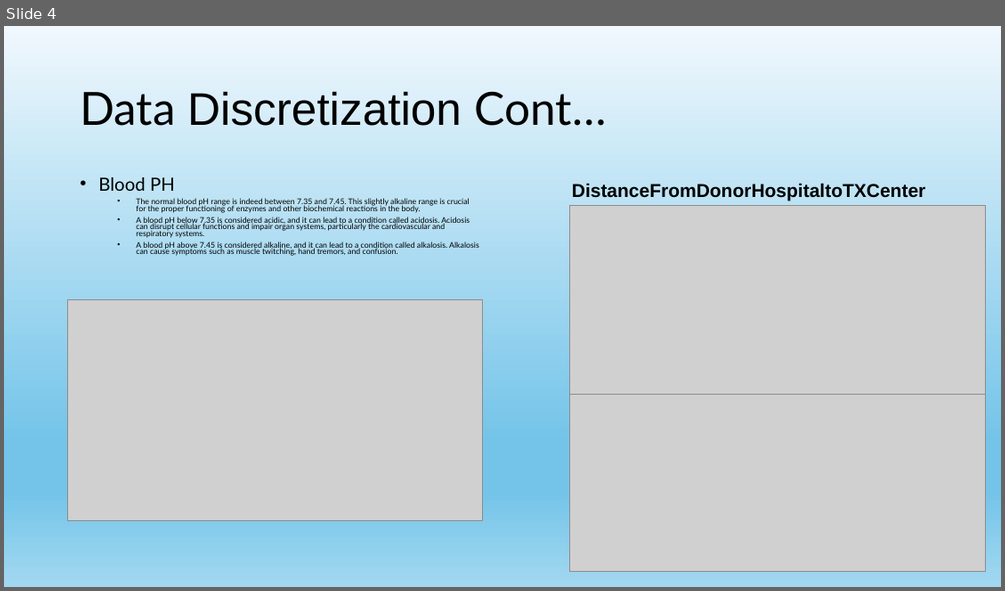
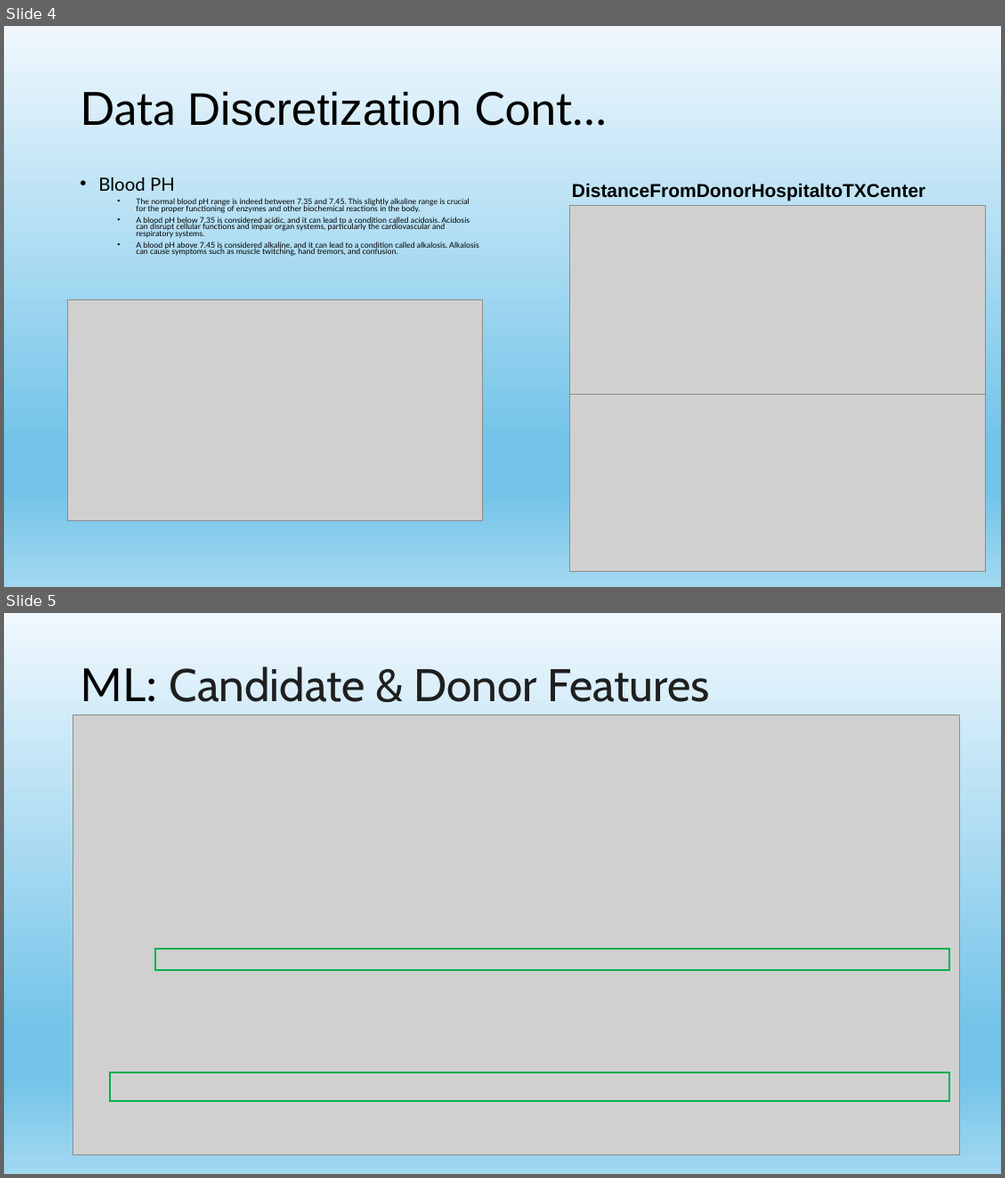
Before and after one commit to Denvirgama/Project, a slide deck: UNOS/UNOS_Discretization.pptx. Shown one above the other, each under a label of ours: slide 4 before the commit, slides 4 and 5 after it. The pictures are 1005x591 and 1005x1178 pixels, drawn with LibreOffice and Linux fonts; fonts in the diff are those of the drawing; grey boxes stand for pictures. Boxes give left, top, right and bottom in pixels: in the first picture for what was removed or moved away, otherwise in the second. Text is boxed around its words. In the diff, an @@ line names an element or a change of style, - is before the commit and + after.

```diff
--- a/UNOS/UNOS_Discretization.pptx
+++ b/UNOS/UNOS_Discretization.pptx
@@ slide 5 added at (x1=4, y1=613, x2=1001, y2=1174), background gradient #F0F8FD to #74C4E9 to #A2D8F0 @@
@@ title added at (x1=80, y1=666, x2=710, y2=702), 44 pt, text #1F1F1F @@
+ML: Candidate & Donor Features
@@ picture added at (x1=73, y1=714, x2=960, y2=1154) @@
@@ rectangle added at (x1=155, y1=949, x2=949, y2=971), outline #00B050 2 pt @@
@@ rectangle added at (x1=110, y1=1072, x2=949, y2=1101), outline #00B050 2 pt @@
```
Also in this commit, not shown: 1 slide changed, 2 other slides added, 2 slides removed, 5 other files.
